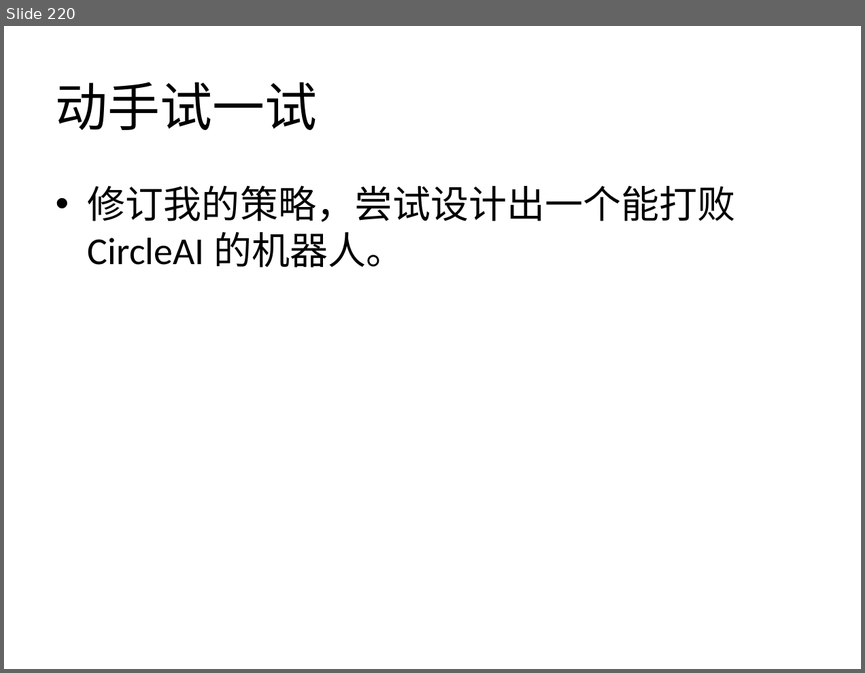
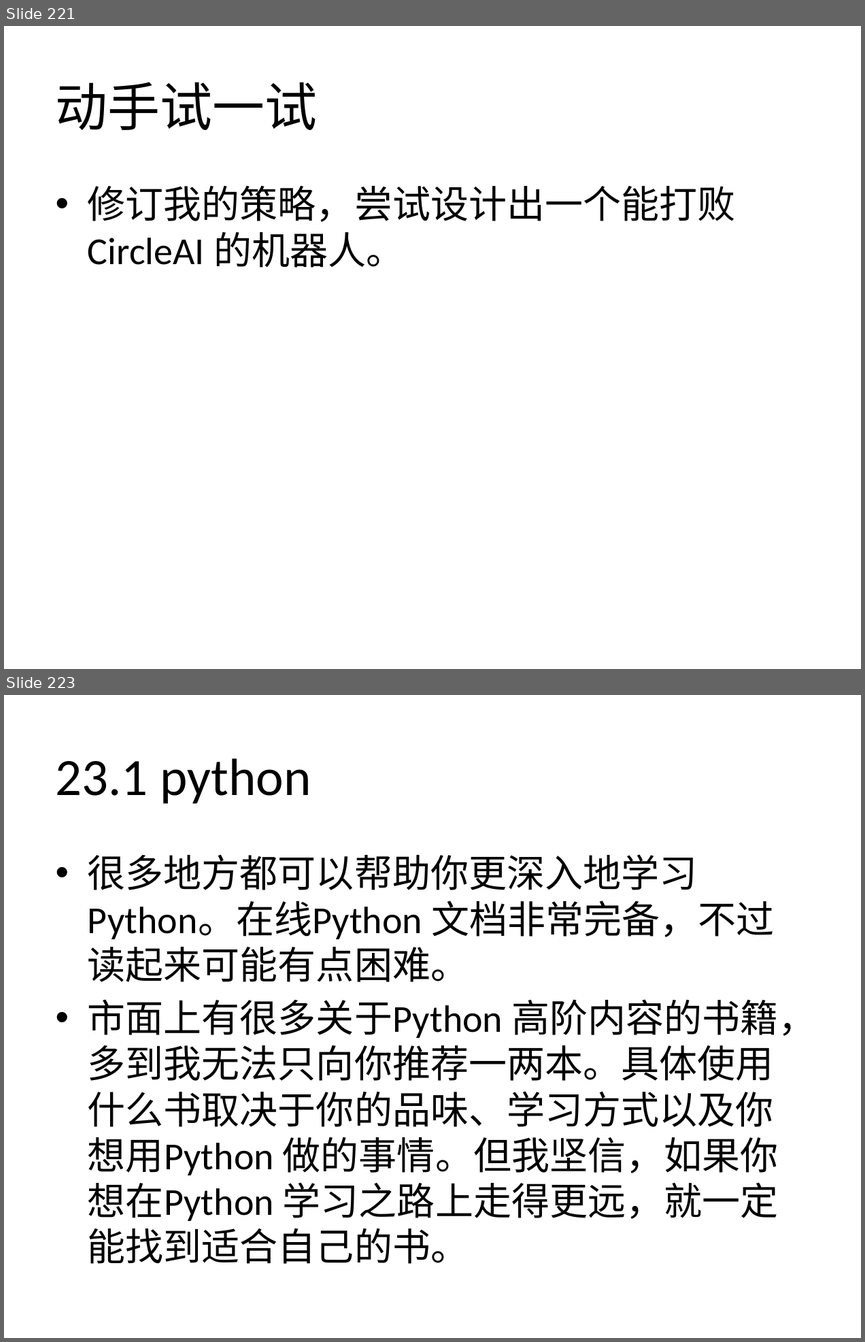
Before and after one commit to zhinan18/Python3, a slide deck: readme/Python3.pptx. Shown one above the other, each under a label of ours: slide 220 before the commit, slides 221 and 223 after it; the slides between them are not shown. The pictures are 865x673 and 865x1342 pixels, drawn with LibreOffice and Linux fonts; fonts in the diff are those of the drawing. Boxes give left, top, right and bottom in pixels: in the first picture for what was removed or moved away, otherwise in the second. Text is boxed around its words. In the diff, an @@ line names an element or a change of style, - is before the commit and + after.

```diff
--- a/readme/Python3.pptx
+++ b/readme/Python3.pptx
@@ slide 223 added at (4,695,861,1338), background #FFFFFF @@
@@ title added at (56,758,311,804), 44 pt, text #000000 @@
+23.1 python
@@ text added at (88,854,816,1263), 32 pt, text #000000 @@
+• 很多地方都可以帮助你更深入地学习Python。在线Python 文档非常完备，不过读起来可能有点困难。
+• 市面上有很多关于Python 高阶内容的书籍，多到我无法只向你推荐一两本。具体使用什么书取决于你的品味、学习方式以及你想用Python 做的事情。但我坚信，如果你想在Python 学习之路上走得更远，就一定能找到适合自己的书。
@@ what was slide 220 is now slide 221 @@
```
Also in this commit, not shown: 1 slide changed, 9 other slides added, 6 other files.
